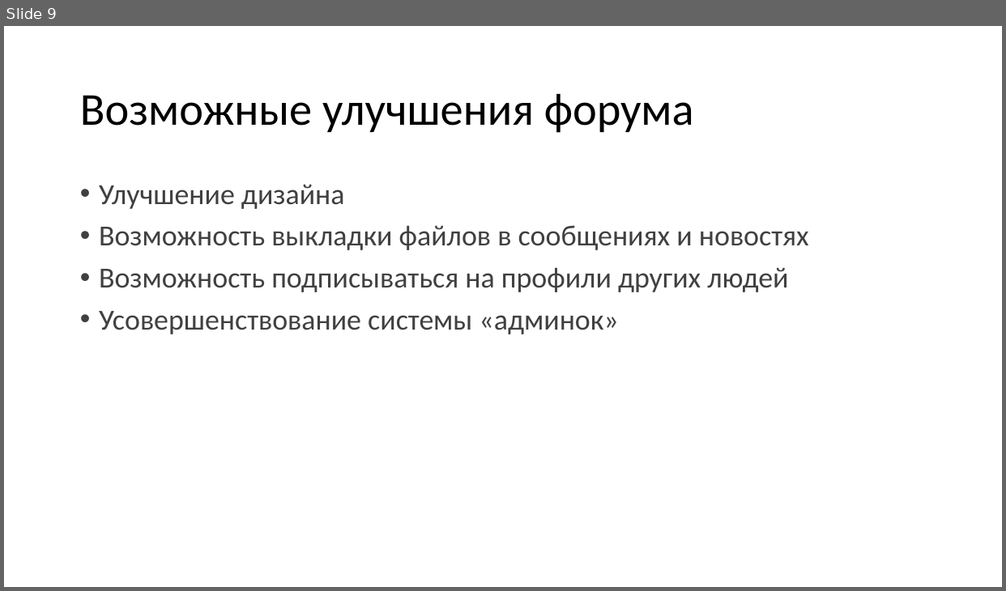
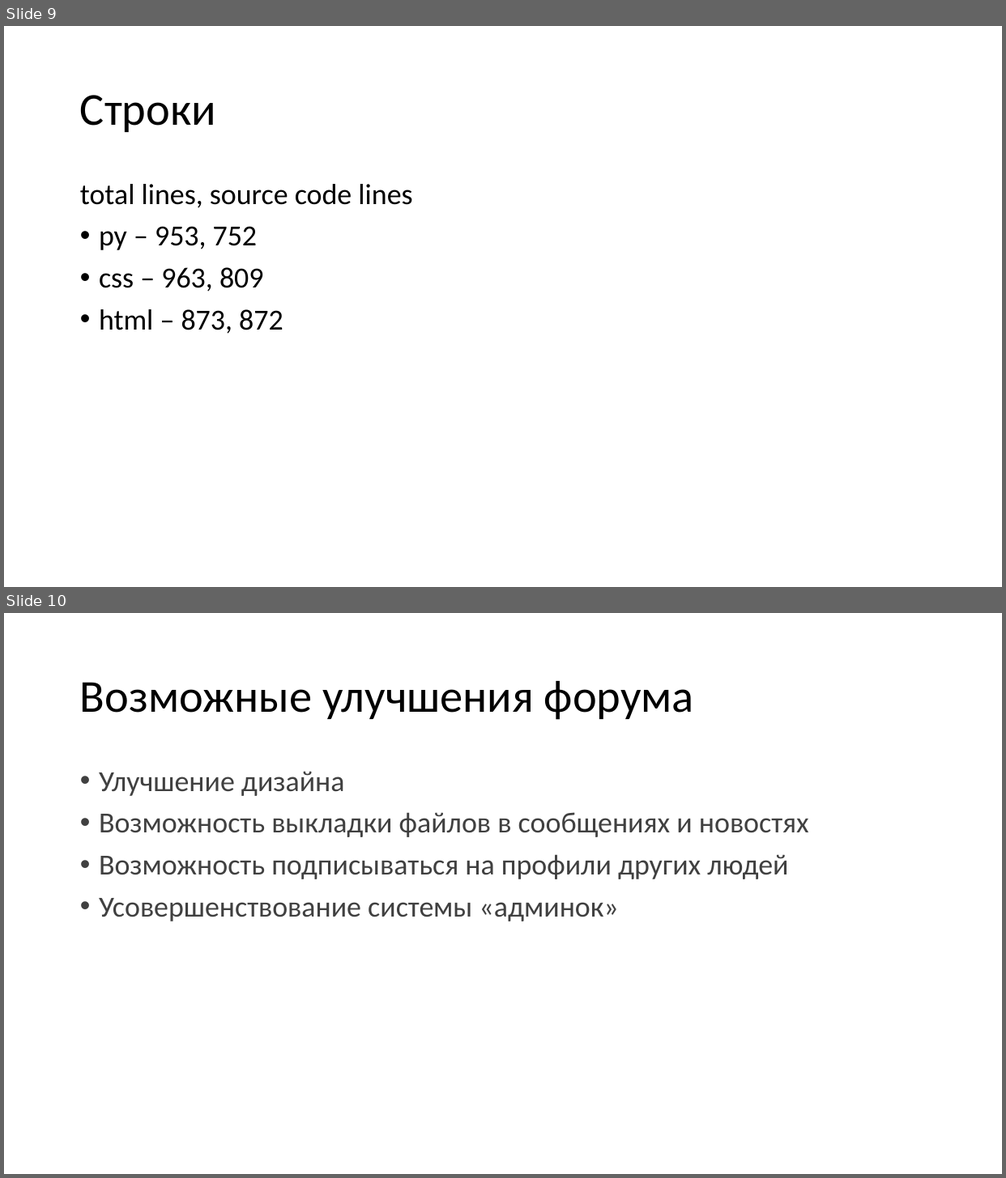
Before and after one commit to dancool5/pih-poh.online, a slide deck: other_files/pih-poh_online.pptx. Shown one above the other, each under a label of ours: slide 9 before the commit, slides 9 and 10 after it. The pictures are 1006x591 and 1006x1178 pixels, drawn with LibreOffice and Linux fonts; fonts in the diff are those of the drawing. Boxes give left, top, right and bottom in pixels: in the first picture for what was removed or moved away, otherwise in the second. Text is boxed around its words. In the diff, an @@ line names an element or a change of style, - is before the commit and + after.

Commit message:
Improve presentation

```diff
--- a/other_files/pih-poh_online.pptx
+++ b/other_files/pih-poh_online.pptx
@@ slide 9 added at (4, 26, 1002, 587), background #FFFFFF @@
@@ title added at (80, 95, 216, 132), 44 pt, text #000000 @@
+Строки
@@ text added at (80, 184, 412, 334), 28 pt, text #000000 @@
+total lines, source code lines
+• py – 953, 752
+• css – 963, 809
+• html – 873, 872
@@ what was slide 9 is now slide 10 @@
```
